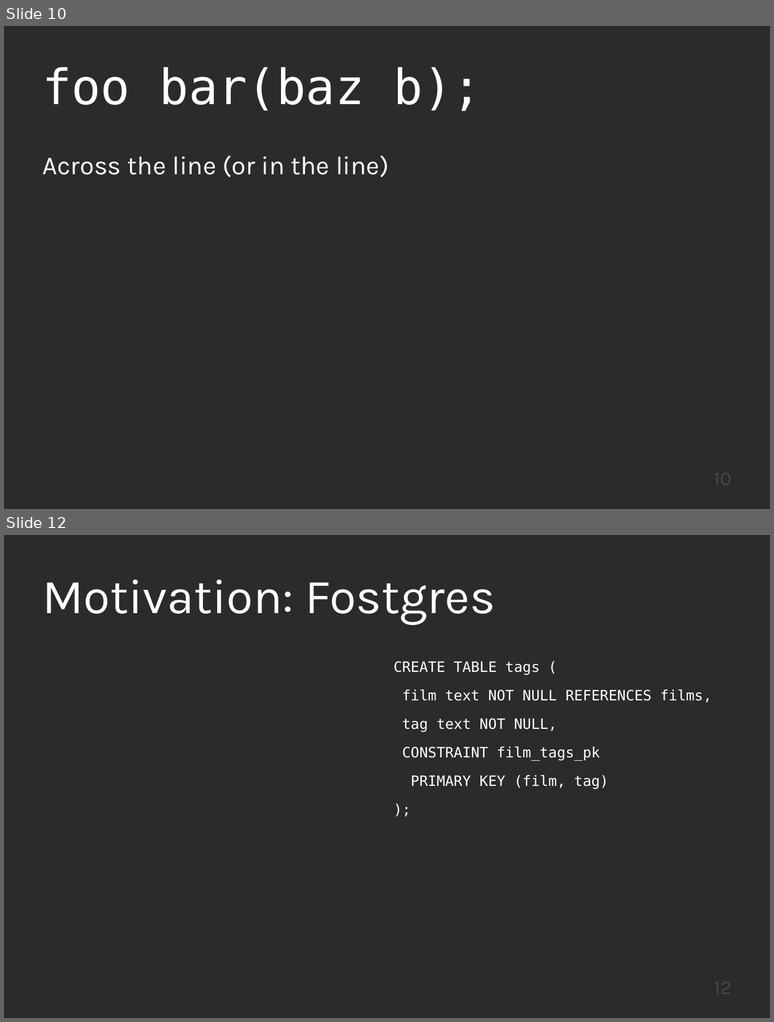
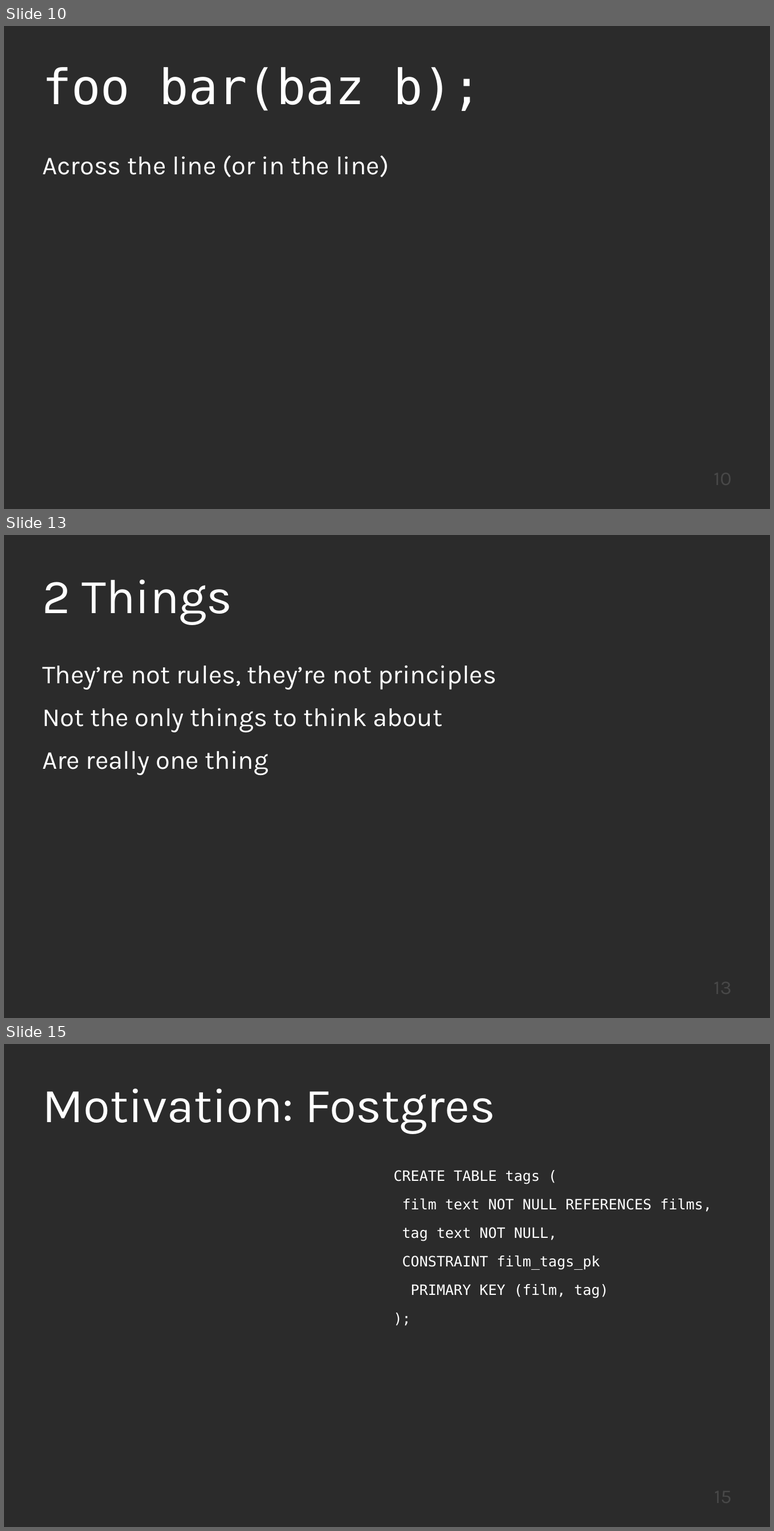
Before and after one commit to KayEss/cpp-designing4performance, a slide deck: slides/Designing APIs For Performance.odp. Shown one above the other, each under a label of ours: slides 10 and 12 before the commit, slides 10, 13 and 15 after it; the slides between them are not shown. The pictures are 774x1022 and 774x1531 pixels, drawn with LibreOffice and Linux fonts; fonts in the diff are those of the drawing; background and template pictures are left out; a plain dark background stands for a picture behind light text. Boxes give left, top, right and bottom in pixels: in the first picture for what was removed or moved away, otherwise in the second. Text is boxed around its words. In the diff, an @@ line names an element or a change of style, - is before the commit and + after.

```diff
--- a/slides/Designing APIs For Performance.odp
+++ b/slides/Designing APIs For Performance.odp
@@ slide 13 added at (4, 535, 770, 1018), background picture (left out) @@
@@ title added at (42, 579, 233, 625), 60 pt, text #FFFFFF @@
+2 Things
@@ text added at (42, 665, 496, 775), 32 pt, text #FFFFFF @@
+They’re not rules, they’re not principles
+Not the only things to think about
+Are really one thing
@@ page number added at (553, 974, 732, 1008), 24 pt, text #484848 @@
+13
@@ what was slide 12 is now slide 15 @@
@@ page number at (553, 1483, 732, 1517): text changed @@
-12
+15
```
Also in this commit, not shown: 4 slides changed, 3 other slides added.
